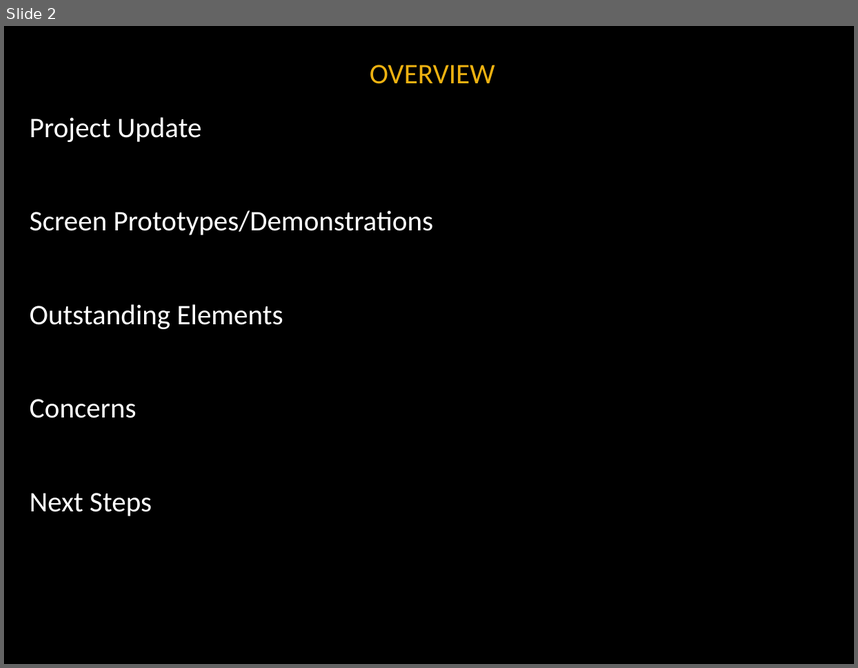
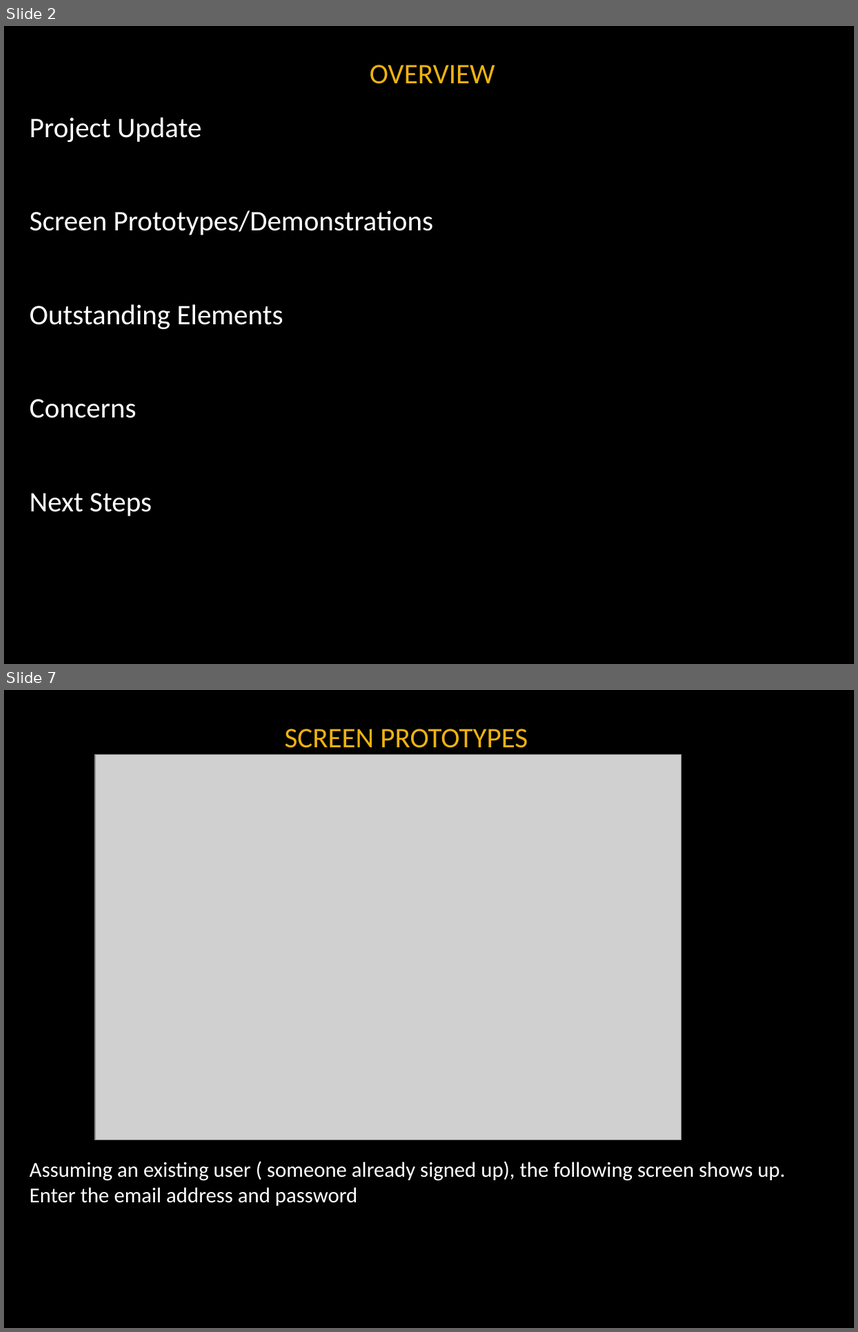
Before and after one commit to noanadler/RockStars, a slide deck: Deliverable3/Presentation/Rock_Stars_Presentation.pptx. Shown one above the other, each under a label of ours: slide 2 before the commit, slides 2 and 7 after it; the slides between them are not shown. The pictures are 858x668 and 858x1332 pixels, drawn with LibreOffice and Linux fonts; fonts in the diff are those of the drawing; grey boxes stand for pictures; background and template pictures are left out. Boxes give left, top, right and bottom in pixels: in the first picture for what was removed or moved away, otherwise in the second. Text is boxed around its words. In the diff, an @@ line names an element or a change of style, - is before the commit and + after.

```diff
--- a/Deliverable3/Presentation/Rock_Stars_Presentation.pptx
+++ b/Deliverable3/Presentation/Rock_Stars_Presentation.pptx
@@ slide 7 added at <box>4,690,854,1328</box>, background #000000 @@
@@ title added at <box>285,729,528,748</box>, 24 pt, text #EEB211 @@
+SCREEN PROTOTYPES
@@ picture added at <box>95,755,682,1140</box> @@
@@ text added at <box>30,1161,785,1205</box>, 18 pt, text #FFFFFF @@
+Assuming an existing user ( someone already signed up), the following screen shows up. Enter the email address and password
```
Also in this commit, not shown: 8 slides changed, 7 other slides added, 4 slides removed.
